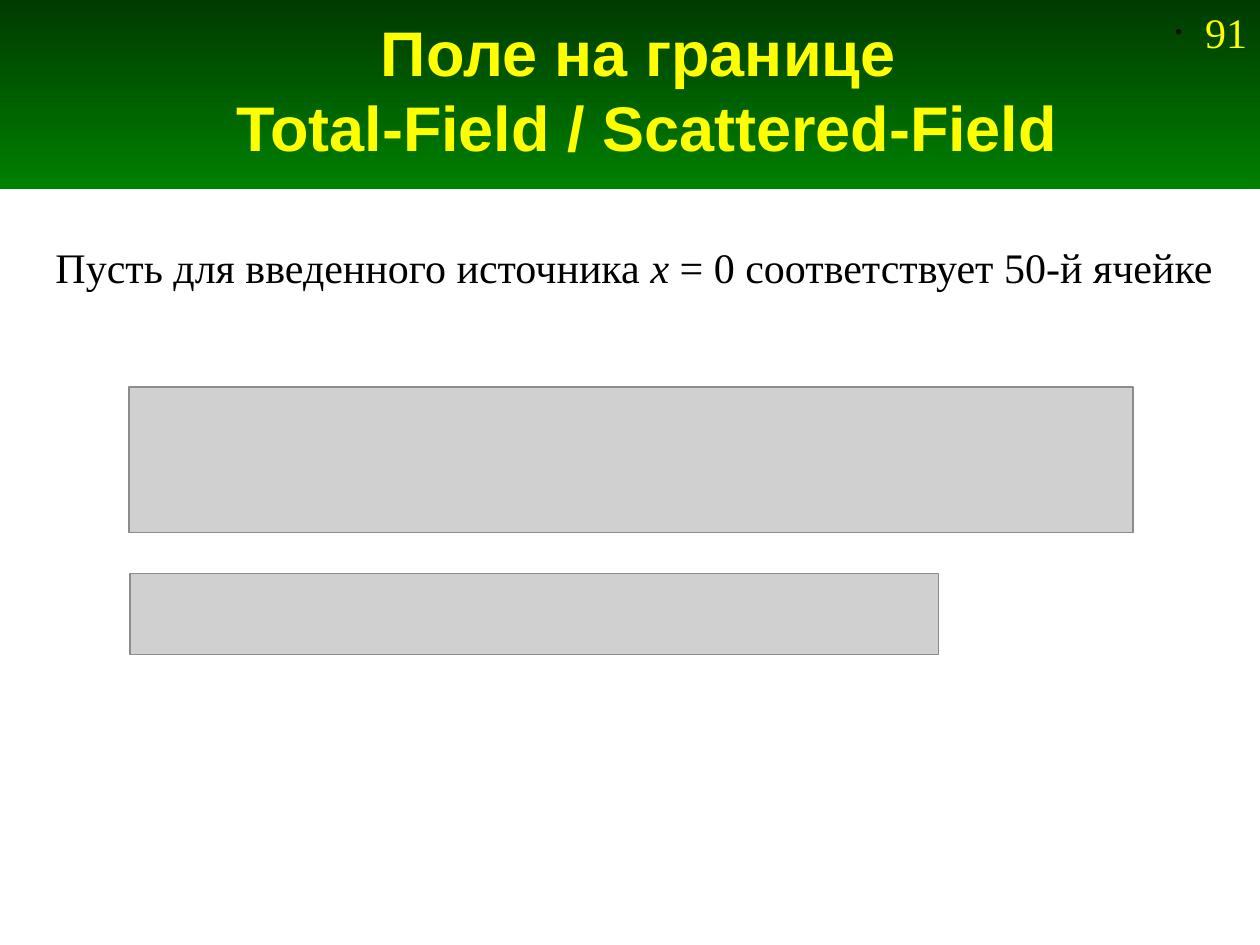
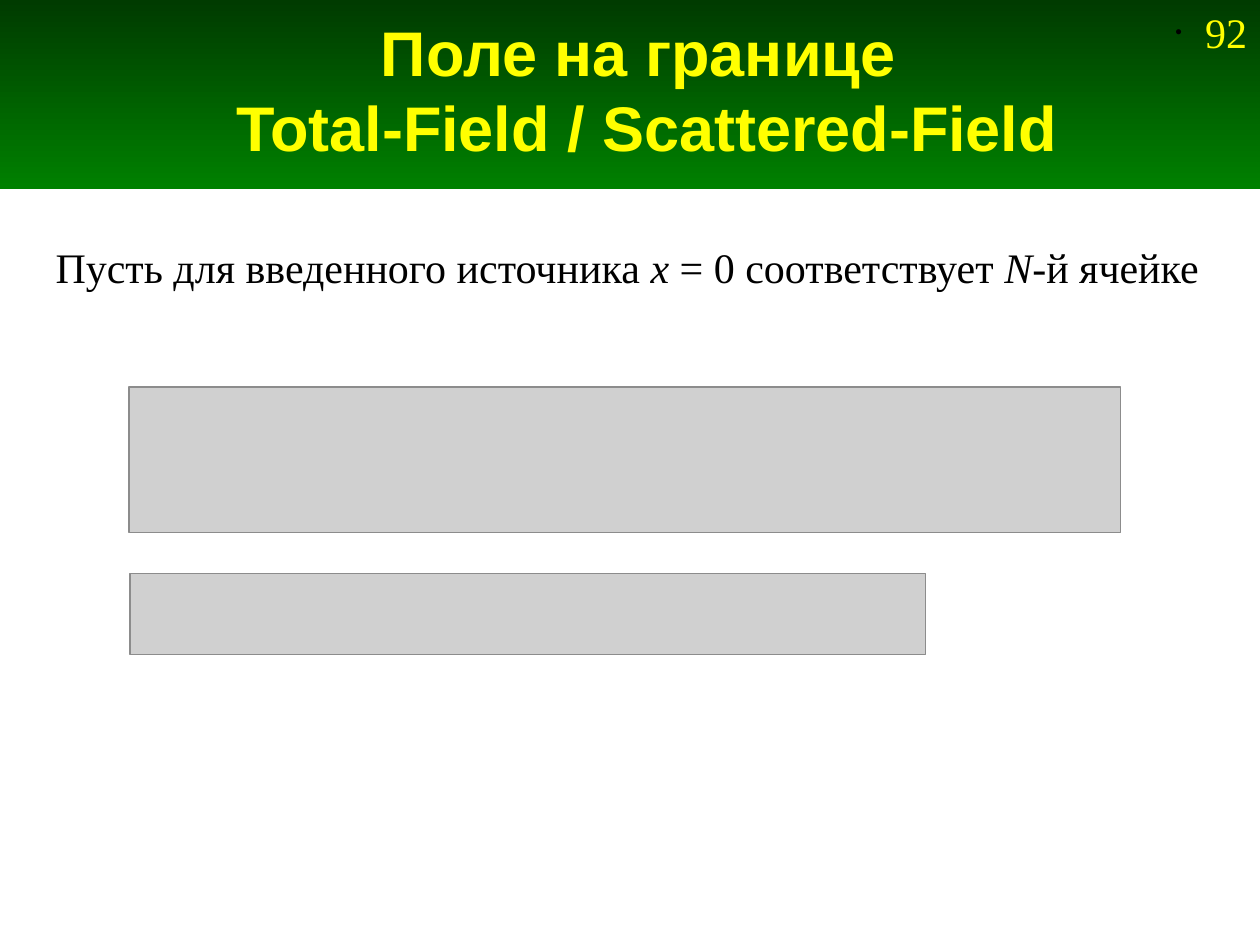
Before and after one commit to andris0147sv/modelling, a slide deck: slide 92 of presentations/2. FDTD.odp (slide 91 before the commit). Drawn at 1260x945 pixels with LibreOffice and Linux fonts; fonts in the diff are those of the drawing; grey boxes stand for pictures. Boxes give left, top, right and bottom in pixels: in the first picture for what was removed or moved away, otherwise in the second. Text is boxed around its words. In the diff, an @@ line names an element or a change of style, - is before the commit and + after.

```diff
--- a/presentations/2. FDTD.odp
+++ b/presentations/2. FDTD.odp
@@ page number at bbox=[1205, 20, 1247, 49]: text changed @@
-• 91
+• 92
@@ text at bbox=[56, 254, 1199, 292]: text changed @@
-Пусть для введенного источника x = 0 соответствует 50-й ячейке
+Пусть для введенного источника x = 0 соответствует N-й ячейке
@@ picture: place and size @@
-picture at bbox=[129, 387, 1133, 533]
+picture at bbox=[129, 387, 1120, 533]
@@ picture: place and size @@
-picture at bbox=[130, 573, 937, 654]
+picture at bbox=[130, 573, 925, 654]
```
Also in this commit, not shown: 16 other slides changed, 1 slide added, 5 other files.
